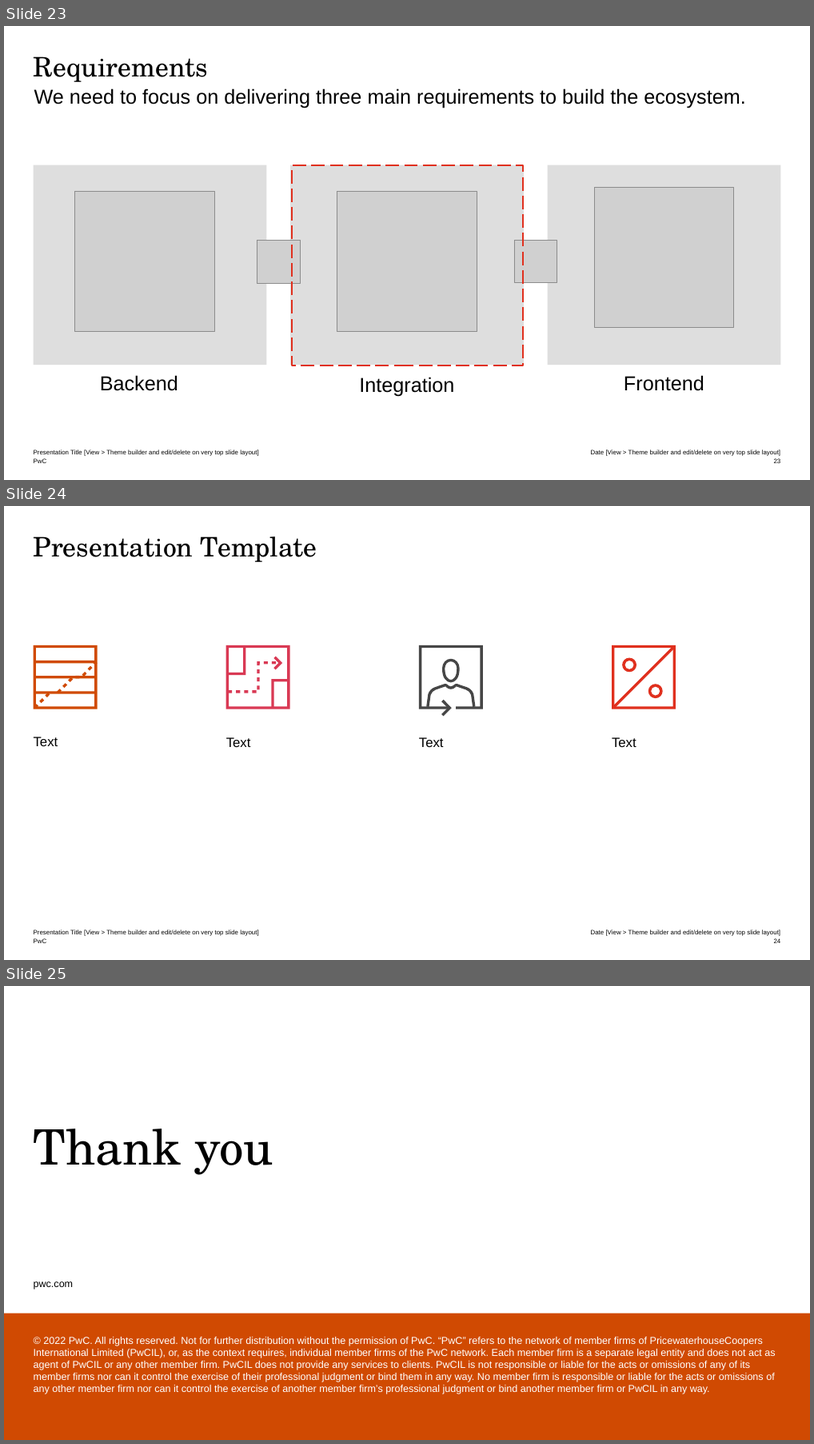
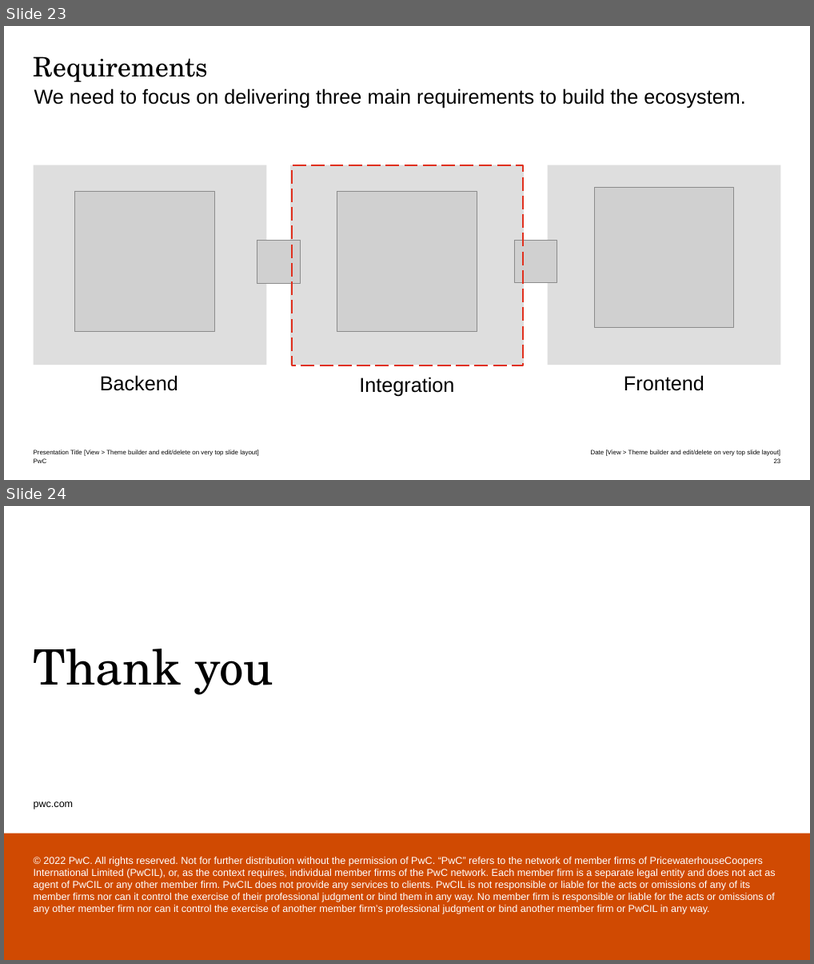
Before and after one commit to NAJLA9920/Emirates-RAG-Eval, a slide deck: Attachment B_Presentation Template.pptx. Shown one above the other, each under a label of ours: slides 23, 24 and 25 before the commit, slides 23 and 24 after it. The pictures are 814x1444 and 814x964 pixels, drawn with LibreOffice and Linux fonts; fonts in the diff are those of the drawing; grey boxes stand for pictures. Boxes give left, top, right and bottom in pixels: in the first picture for what was removed or moved away, otherwise in the second. Text is boxed around its words. In the diff, an @@ line names an element or a change of style, - is before the commit and + after.

```diff
--- a/Attachment B_Presentation Template.pptx
+++ b/Attachment B_Presentation Template.pptx
@@ slide 24 removed at (4,506,810,960), background #FFFFFF; not listed: 3 template elements that a slide beside it also shows @@
@@ title removed at (34,536,318,562) @@
-Presentation Template
@@ group removed at (612,645,676,709): 4 freeform shapes @@
@@ group removed at (33,645,97,709): 6 freeform shapes @@
@@ group removed at (226,645,290,709): 5 freeform shapes @@
@@ group removed at (419,645,483,716): 4 freeform shapes @@
@@ text removed at (34,736,58,746) @@
-Text
@@ text removed at (226,737,251,747) @@
-Text
@@ text removed at (419,737,444,747) @@
-Text
@@ text removed at (612,737,637,747) @@
-Text
@@ page number removed at (774,938,782,943) @@
-24
@@ what was slide 25 is now slide 24 @@
```
Also in this commit, not shown: 8 slides changed, 8 other files.
